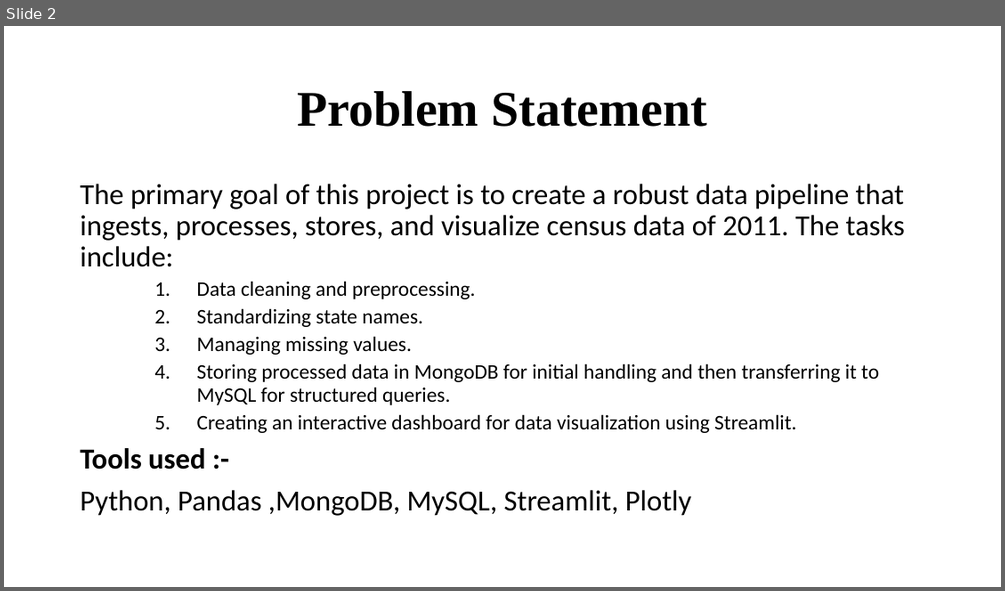
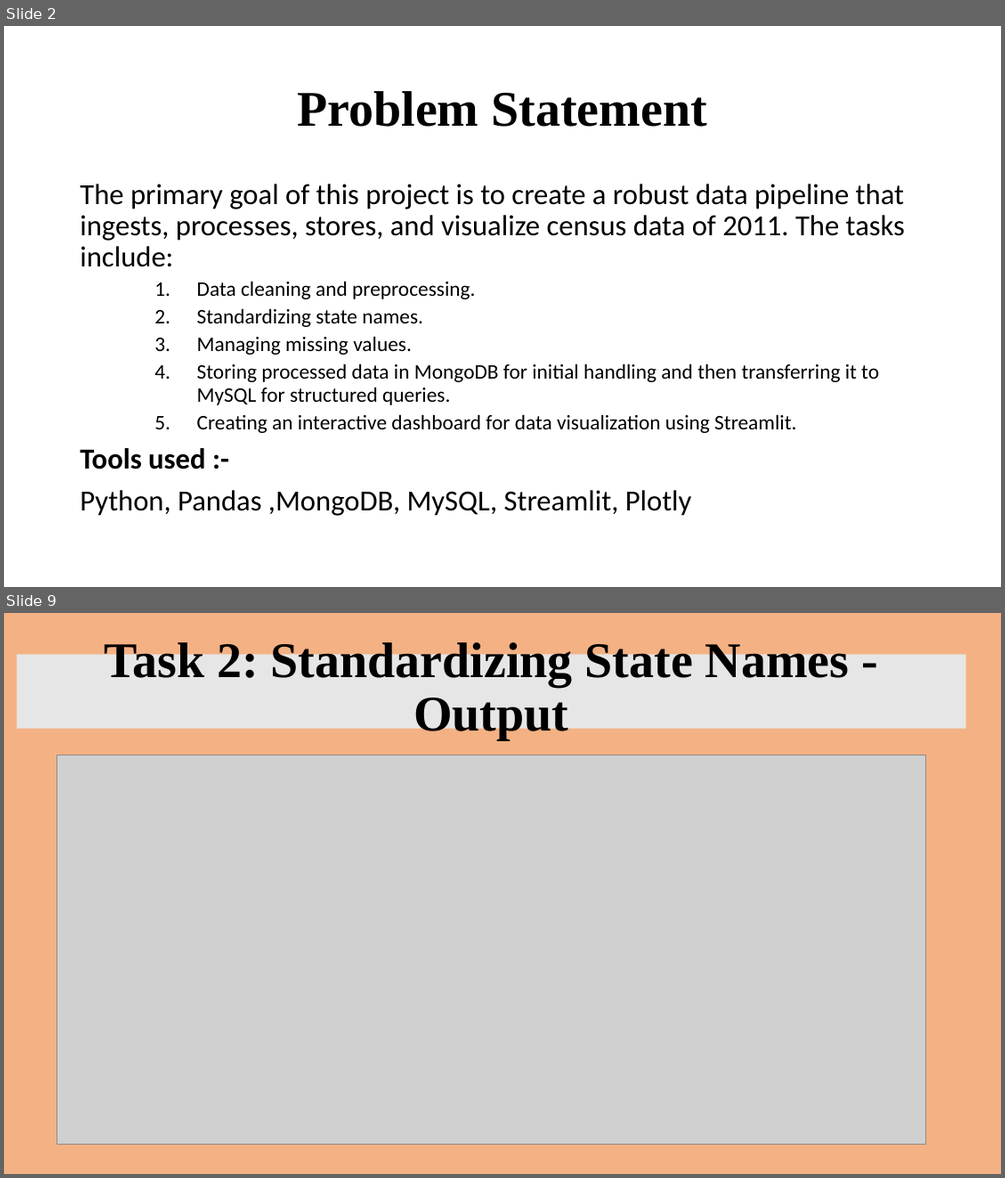
Before and after one commit to DeviEngineer2007/Census2011, a slide deck: Census Data Engineering Project_final.pptx. Shown one above the other, each under a label of ours: slide 2 before the commit, slides 2 and 9 after it; the slides between them are not shown. The pictures are 1005x591 and 1005x1178 pixels, drawn with LibreOffice and Linux fonts; fonts in the diff are those of the drawing; grey boxes stand for pictures. Boxes give left, top, right and bottom in pixels: in the first picture for what was removed or moved away, otherwise in the second. Text is boxed around its words. In the diff, an @@ line names an element or a change of style, - is before the commit and + after.

```diff
--- a/Census Data Engineering Project_final.pptx
+++ b/Census Data Engineering Project_final.pptx
@@ slide 9 added at box(4, 613, 1001, 1174), background #F4B183 @@
@@ title added at box(16, 654, 966, 728), fill #E7E6E6, 48 pt, text #000000, bold @@
+Task 2: Standardizing State Names - Output
@@ picture added at box(57, 755, 926, 1144) @@
```
Also in this commit, not shown: 5 slides changed, 14 other slides added, 3 slides removed.
